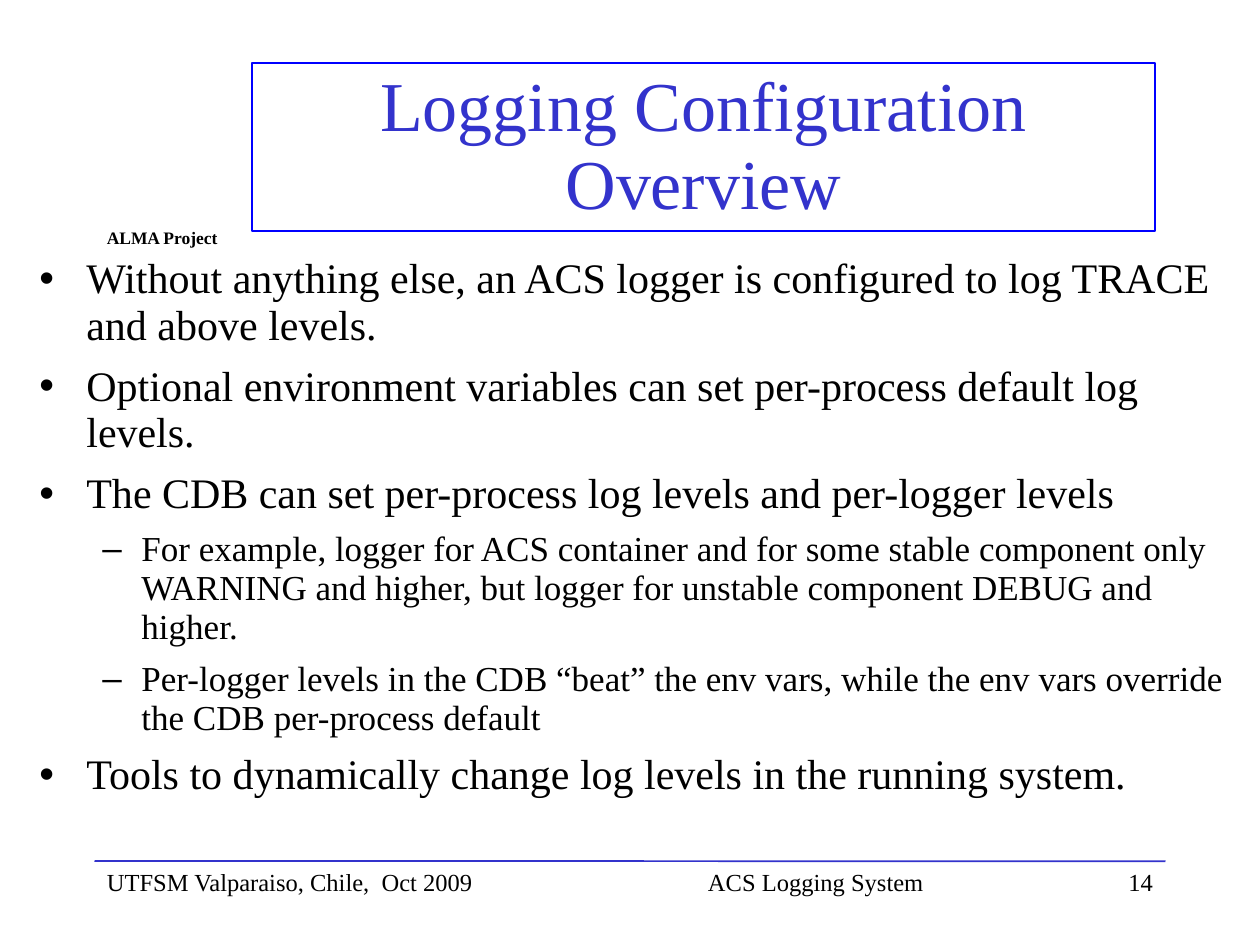
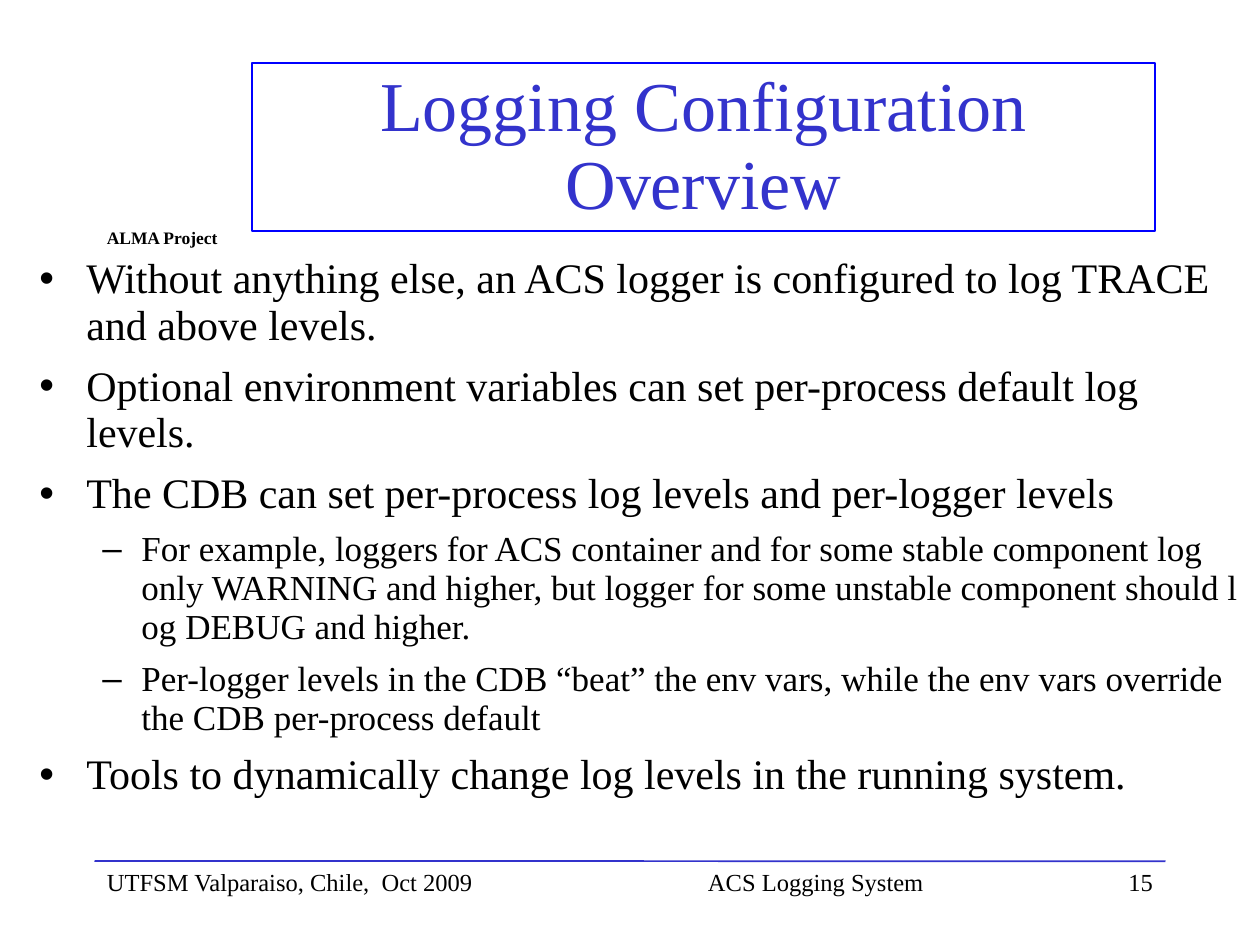
Before and after one commit to ACS-Community/ACS, a slide deck: slide 15 of Documents/ACS-Course/ACSCourse-ACSLoggingSystem.ppt (slide 14 before the commit). Drawn at 1260x945 pixels with LibreOffice and Linux fonts; fonts in the diff are those of the drawing; background and template pictures are left out. Boxes give left, top, right and bottom in pixels: in the first picture for what was removed or moved away, otherwise in the second. Text is boxed around its words. In the diff, an @@ line names an element or a change of style, - is before the commit and + after.

```diff
--- a/Documents/ACS-Course/ACSCourse-ACSLoggingSystem.ppt
+++ b/Documents/ACS-Course/ACSCourse-ACSLoggingSystem.ppt
@@ text at (141,536,1237,647): text changed @@
-  – For example, logger for ACS container and for some stable component only WARNING and higher, but logger for unstable component DEBUG and higher.
+  – For example, loggers for ACS container and for some stable component log only WARNING and higher, but logger for some unstable component should l og DEBUG and higher.
@@ page number at (1128,875,1153,892): text changed @@
-14
+15
```
Also in this commit, not shown: 8 other slides changed, 2 slides added.
